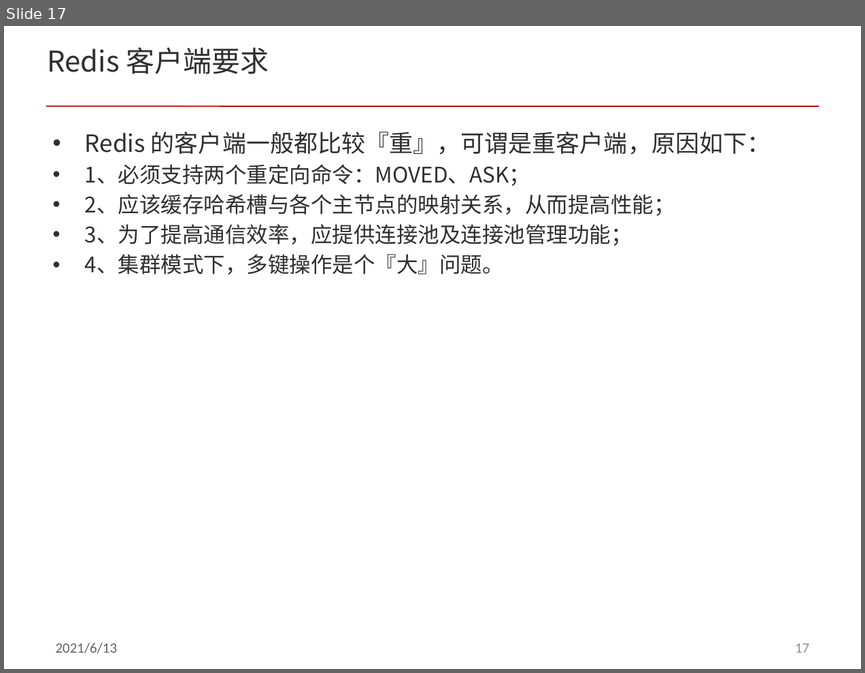
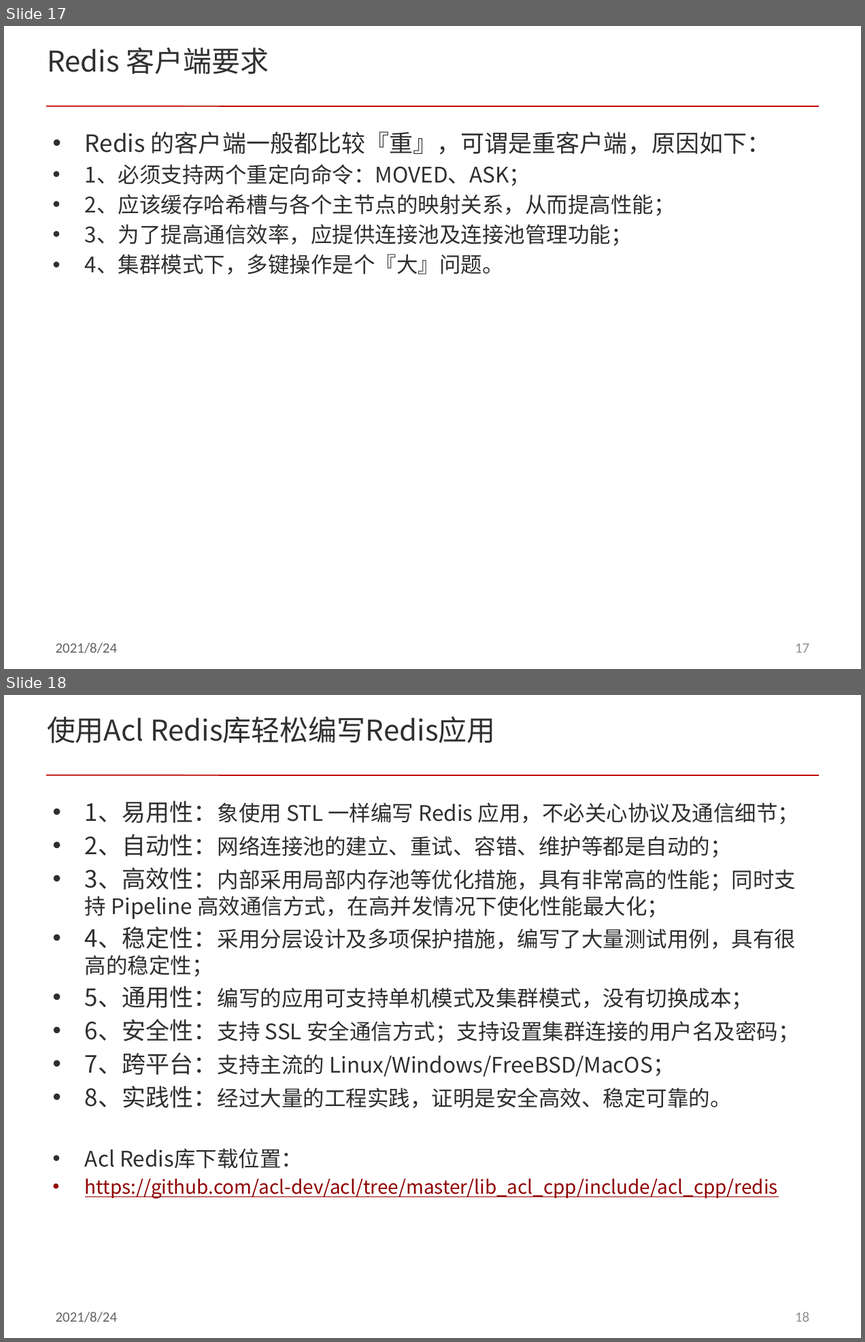
Before and after one commit to acl-dev/acl, a slide deck: doc/redis_cluster.pptx. Shown one above the other, each under a label of ours: slide 17 before the commit, slides 17 and 18 after it. The pictures are 865x673 and 865x1342 pixels, drawn with LibreOffice and Linux fonts; fonts in the diff are those of the drawing. Boxes give left, top, right and bottom in pixels: in the first picture for what was removed or moved away, otherwise in the second. Text is boxed around its words. In the diff, an @@ line names an element or a change of style, - is before the commit and + after.

Commit message:
add some contents in redis_cluster.pptx

```diff
--- a/doc/redis_cluster.pptx
+++ b/doc/redis_cluster.pptx
@@ slide 18 added at box(4, 695, 861, 1338), background #FFFFFF; not listed: 3 template elements that a slide beside it also shows @@
@@ title added at box(47, 716, 495, 743), 24 pt, text #303030 @@
+使用Acl Redis库轻松编写Redis应用
@@ text added at box(85, 800, 800, 1198), 18 pt, text #303030 @@
+• 1、易用性：象使用 STL 一样编写 Redis 应用，不必关心协议及通信细节；
+• 2、自动性：网络连接池的建立、重试、容错、维护等都是自动的；
+• 3、高效性：内部采用局部内存池等优化措施，具有非常高的性能；同时支持 Pipeline 高效通信方式，在高并发情况下使化性能最大化；
+• 4、稳定性：采用分层设计及多项保护措施，编写了大量测试用例，具有很高的稳定性；
+• 5、通用性：编写的应用可支持单机模式及集群模式，没有切换成本；
+• 6、安全性：支持 SSL 安全通信方式；支持设置集群连接的用户名及密码；
+• 7、跨平台：支持主流的 Linux/Windows/FreeBSD/MacOS；
+• 8、实践性：经过大量的工程实践，证明是安全高效、稳定可靠的。
+• Acl Redis库下载位置：
+• https://github.com/acl-dev/acl/tree/master/lib_acl_cpp/include/acl_cpp/redis
@@ slide 17 changed as well @@
@@ text at box(56, 642, 118, 653): text changed @@
-2021/6/13
+2021/8/24
```
Also in this commit, not shown: 26 other slides changed, 3 other slides added.
